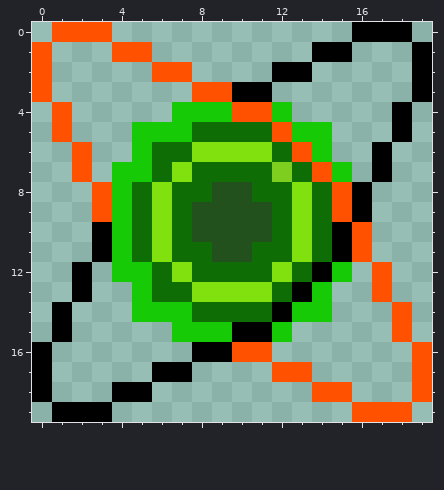
Edited in one commit: pixel-art sprite (src/main/resources/food/toxic_sphere.png). Above: the version before the commit.
The file is 20x20 pixels.
And afterwards:
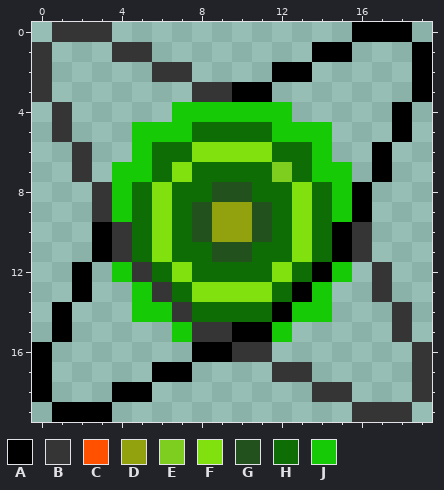
Palette (. is transparent): A #000000  B #353535  C #ff5100  D #91a20e  E #7dce1f  F #80e10f  G #22511d  H #0e6d05  J #16ca06
Changes in this commit:
y 0: x 1..3 CCC -> BBB
y 1: x 0 C -> B; x 4..5 CC -> BB
y 2: x 0 C -> B; x 6..7 CC -> BB
y 3: x 0 C -> B; x 8..9 CC -> BB
y 4: x 1 C -> B; x 10..11 CC -> JJ
y 5: x 1 C -> B; x 12 C -> J
y 6: x 2 C -> B; x 13 C -> H
y 7: x 2 C -> B; x 14 C -> J
y 8: x 3 C -> B; x 15 C -> J
y 9: x 3 C -> B; x 9..10 GG -> DD; x 15 C -> J
y 10: x 4 J -> B; x 9..10 GG -> DD; x 16 C -> B
y 11: x 4 J -> B; x 16 C -> B
y 12: x 5 J -> B; x 17 C -> B
y 13: x 6 H -> B; x 17 C -> B
y 14: x 7 J -> B; x 18 C -> B
y 15: x 8..9 JJ -> BB; x 18 C -> B
y 16: x 10..11 CC -> BB; x 19 C -> B
y 17: x 12..13 CC -> BB; x 19 C -> B
y 18: x 14..15 CC -> BB; x 19 C -> B
y 19: x 16..18 CCC -> BBB
Pixel boxes of the changes (left, top, right, bottom) in both pictures:
changed: (32, 22, 432, 422)
